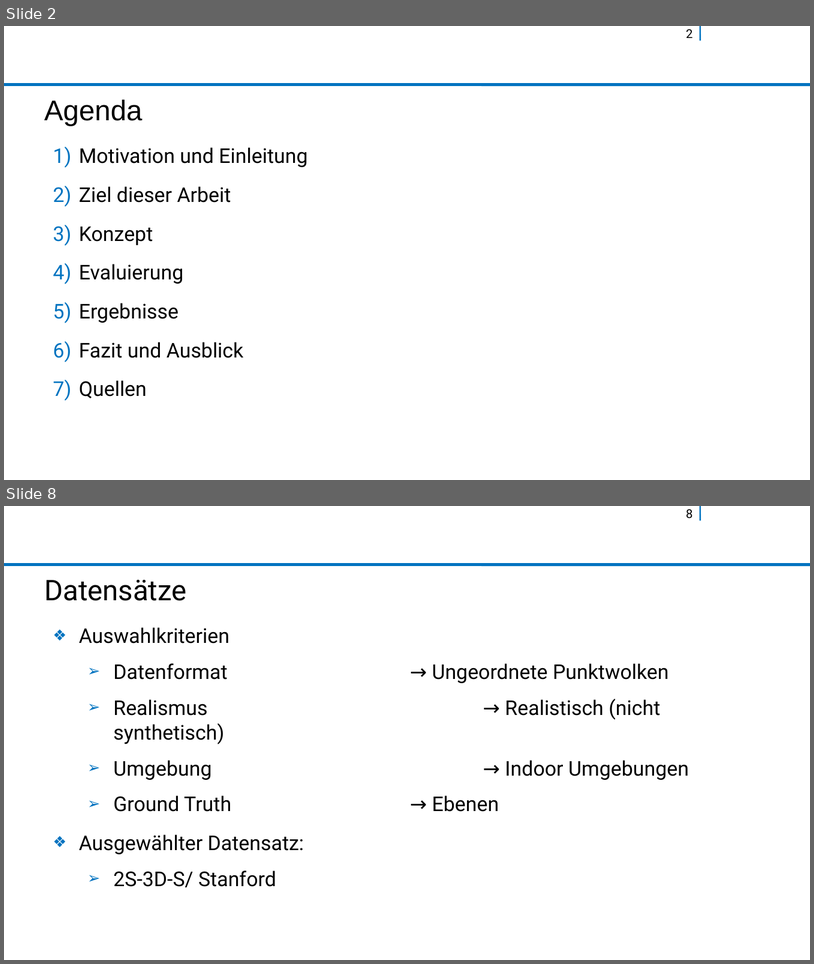
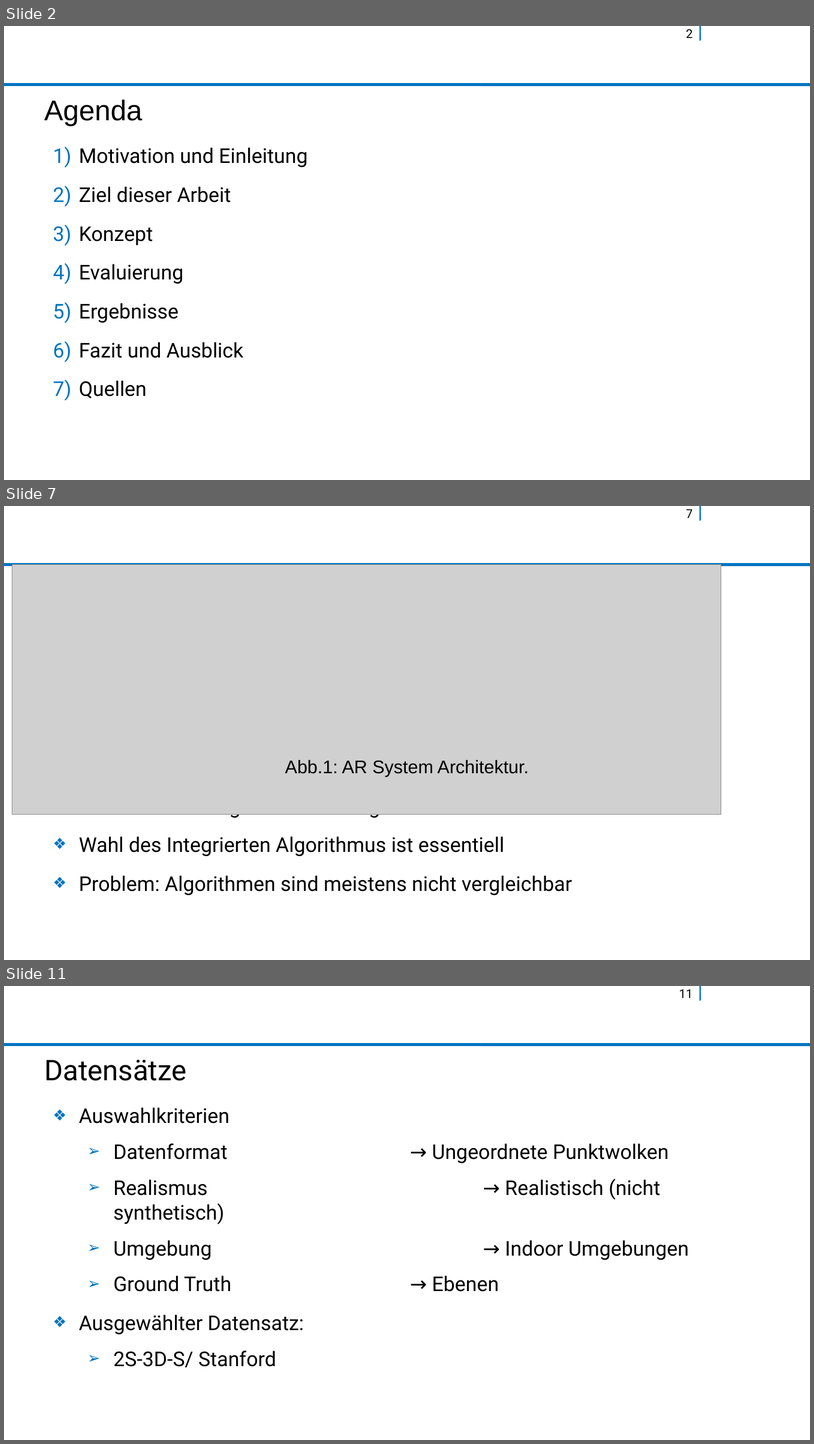
Before and after one commit to rocketman123456/Comparison-of-Real-Time-Plane-Detection-Algorithms, a slide deck: fin-prasentationsvorlage-libreoffice.odp. Shown one above the other, each under a label of ours: slides 2 and 8 before the commit, slides 2, 7 and 11 after it; the slides between them are not shown. The pictures are 814x964 and 814x1444 pixels, drawn with LibreOffice and Linux fonts; fonts in the diff are those of the drawing; grey boxes stand for pictures; background and template pictures are left out. Boxes give left, top, right and bottom in pixels: in the first picture for what was removed or moved away, otherwise in the second. Text is boxed around its words. In the diff, an @@ line names an element or a change of style, - is before the commit and + after.

```diff
--- a/fin-prasentationsvorlage-libreoffice.odp
+++ b/fin-prasentationsvorlage-libreoffice.odp
@@ slide 7 added at (x1=4, y1=506, x2=810, y2=960), background #FFFFFF; not listed: 2 template elements that a slide beside it also shows @@
@@ page number added at (x1=686, y1=509, x2=693, y2=518), 12 pt, text #000000 @@
+7
@@ picture added at (x1=12, y1=565, x2=722, y2=814) @@
@@ title added at (x1=44, y1=570, x2=770, y2=609), 28 pt, text #000000 @@
+3. Konzept
@@ text added at (x1=285, y1=760, x2=529, y2=777), 18 pt, text #000000 @@
+Abb.1: AR System Architektur.
@@ text added at (x1=79, y1=814, x2=572, y2=895), 20 pt, text #000000 @@
+❖ Ebenenerkennung ist zeitlich eingeschränkt
+❖ Wahl des Integrierten Algorithmus ist essentiell
+❖ Problem: Algorithmen sind meistens nicht vergleichbar
@@ what was slide 8 is now slide 11 @@
@@ page number at (x1=680, y1=989, x2=693, y2=998): text changed @@
-8
+11
```
Also in this commit, not shown: 12 slides changed, 4 other slides added, 1 slide removed.
